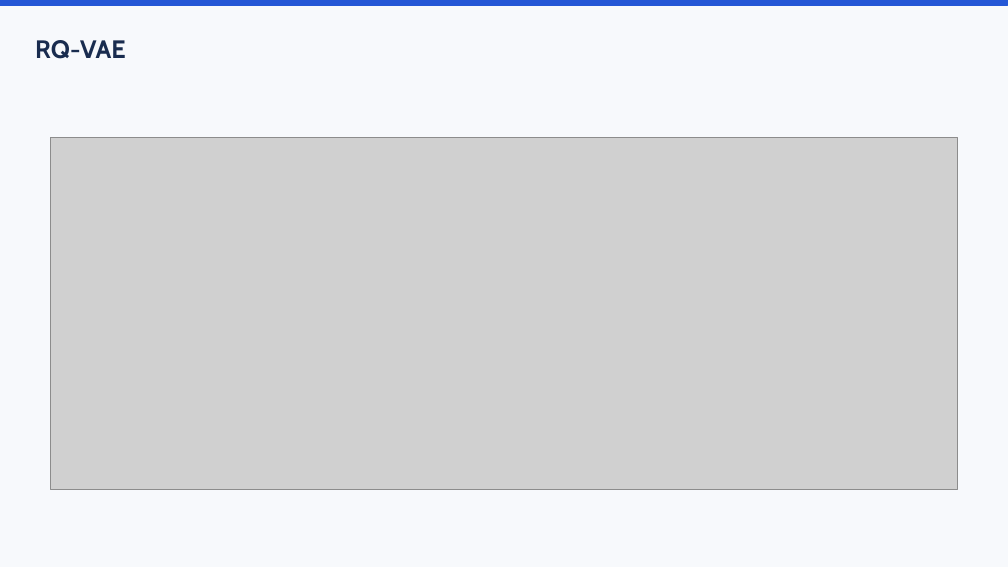
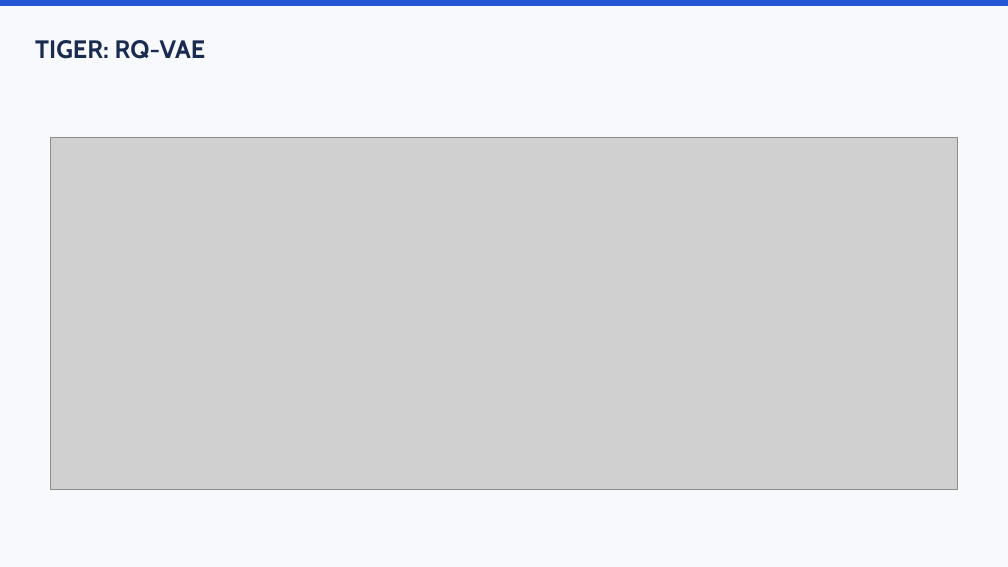
Before and after one commit to nam-htran/VSF-MiniApp-Ecommerce, a slide deck: slide 10 of docs/present/Slide.pptx (slide 3 before the commit). Drawn at 1008x567 pixels with LibreOffice and Linux fonts; fonts in the diff are those of the drawing; grey boxes stand for pictures. Boxes give left, top, right and bottom in pixels: in the first picture for what was removed or moved away, otherwise in the second. Text is boxed around its words. In the diff, an @@ line names an element or a change of style, - is before the commit and + after.

```diff
--- a/docs/present/Slide.pptx
+++ b/docs/present/Slide.pptx
@@ text at bbox=[35, 40, 206, 59]: text changed @@
-RQ-VAE
+TIGER: RQ-VAE
```
Also in this commit, not shown: 7 other slides changed, 8 slides added, 2 slides removed, 6 other files.
